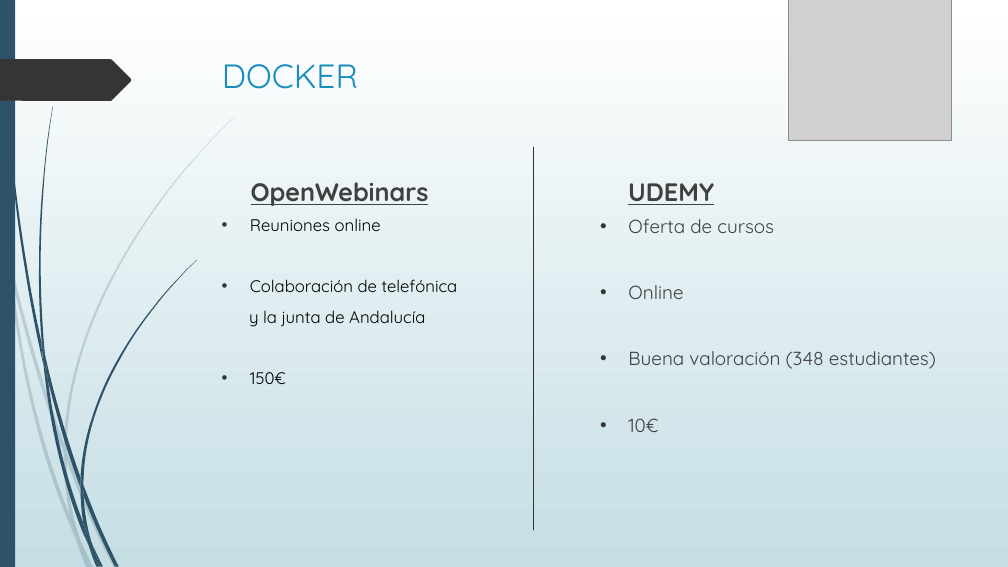
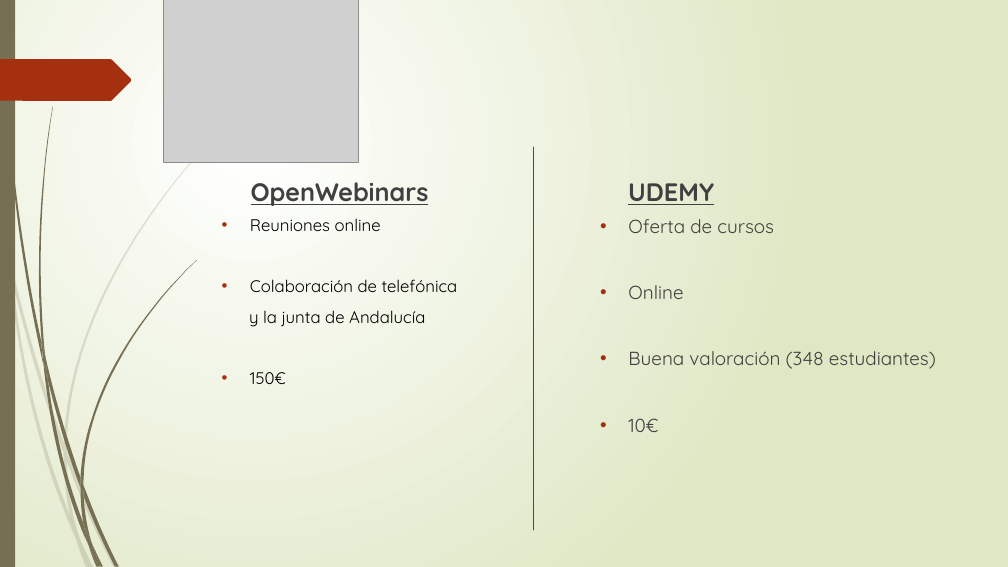
Before and after one commit to DiegoUAH/TG1, a slide deck: slide 9 of TG1-Presentacion.pptx. Drawn at 1008x567 pixels with LibreOffice and Linux fonts; fonts in the diff are those of the drawing; grey boxes stand for pictures. Boxes give left, top, right and bottom in pixels: in the first picture for what was removed or moved away, otherwise in the second. Text is boxed around its words. In the diff, an @@ line names an element or a change of style, - is before the commit and + after.

```diff
--- a/TG1-Presentacion.pptx
+++ b/TG1-Presentacion.pptx
@@ background gradient #FFFFFF to #C5DEE5 to gradient #FFFFFF to #DFE8C4 @@
@@ freeform shape at (2, 0, 43, 364): fill #2E5369 to #766F54; outline redrawn @@
@@ picture: place and size @@
-picture at (789, 0, 952, 140)
+picture at (164, 0, 359, 163)
@@ freeform shape at (0, 59, 132, 101): fill #353535 to #A53010 @@
@@ title removed at (222, 64, 358, 89) @@
-DOCKER
@@ fill #2E5369 to #766F54 in 12 elements at (45, 357, 80, 488), (83, 485, 119, 566), (43, 361, 88, 546), (92, 544, 104, 567), (42, 340, 48, 382), (80, 260, 197, 485), (88, 546, 98, 567), (80, 488, 91, 544), (80, 477, 83, 496), (83, 523, 101, 566), (0, 0, 15, 567), (39, 107, 53, 357) @@
@@ line (533, 147) - (533, 530): stroke #333333 0.75 pt to #9E2E0F 0.75 pt @@
@@ text at (250, 218, 458, 384): bullet colour #353535 to #A53010 @@
@@ text "Oferta de cursos" at (628, 219, 936, 432): bullet colour #353535 to #A53010 @@
@@ fill #2E5369 at 20% opacity to #766F54 at 20% opacity in 10 elements at (0, 213, 8, 265), (11, 261, 64, 453), (67, 451, 117, 567), (79, 538, 94, 567), (8, 265, 76, 540), (64, 453, 79, 538), (64, 116, 236, 451), (76, 540, 90, 567), (64, 443, 67, 461), (70, 516, 90, 567) @@
```
Also in this commit, not shown: 17 other slides changed, 4 slides added, 1 slide removed.
